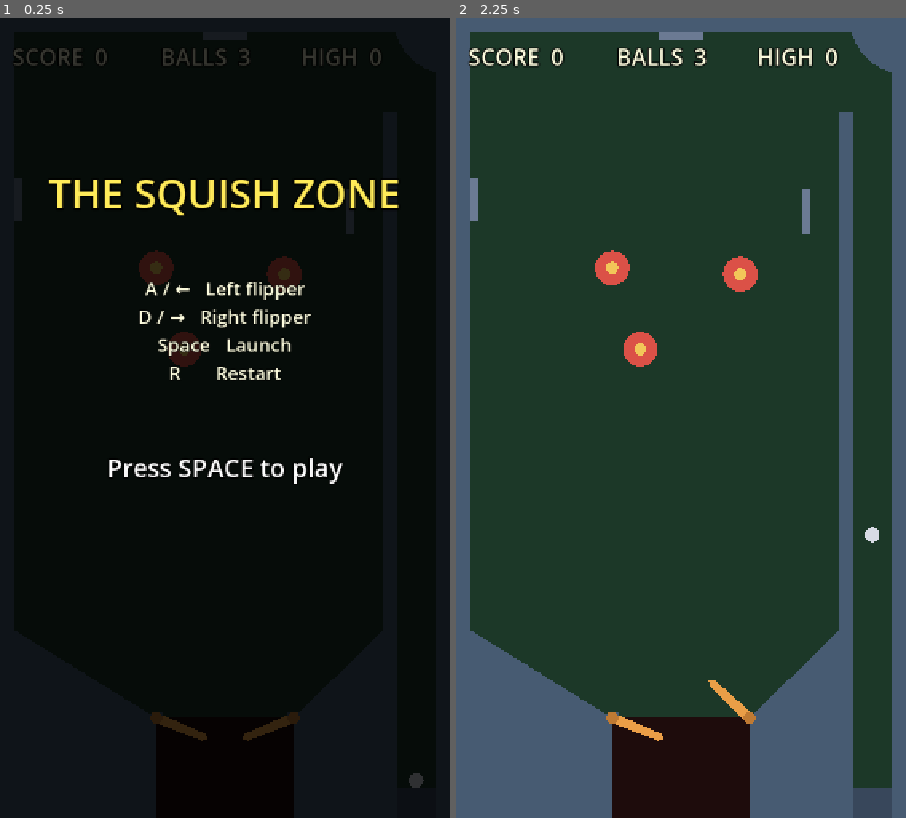
Above: before the commit, frames 1-2 (left to right).
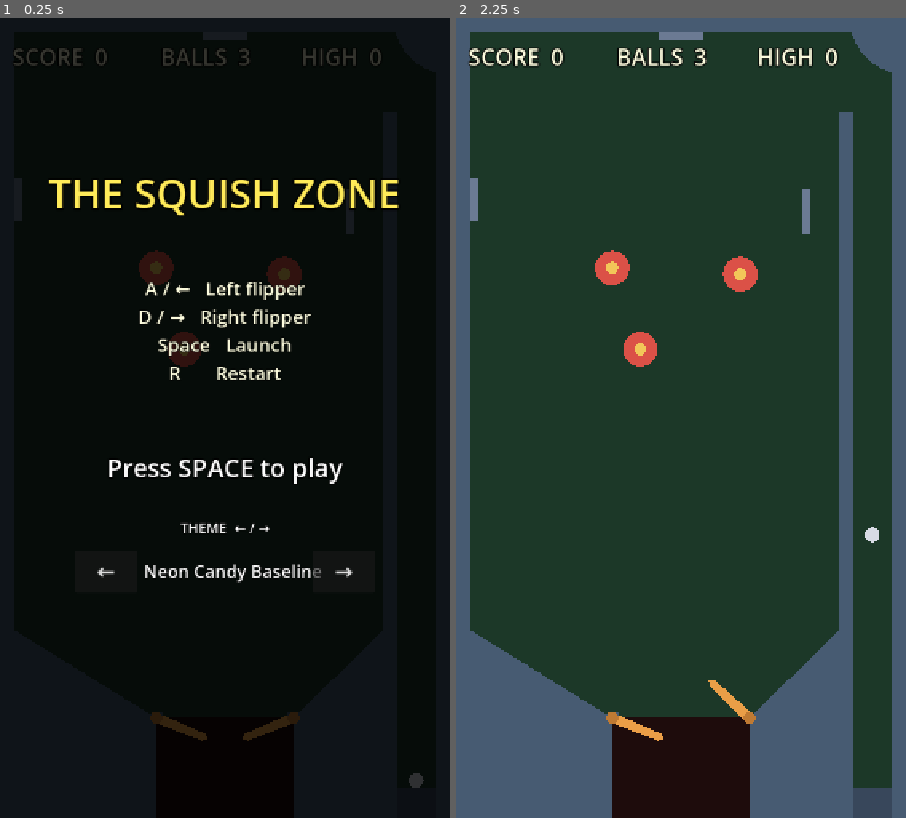
Above: after the commit, the same moments.

Repository: StephenForte/The-Squishy-Pinball-Machine
Game: Godot game, scene res://scenes/main.tscn
Two runs of this game, one before a commit and one after it. Both use one fixed random seed, a clock stepped at 60 frames per second and the inputs below.
Inputs (mouse positions are in pixels of both pictures, inside the frame that each line leads up to):
- Up to frame 1 (0.25 s): no input
- Up to frame 2 (2.25 s): click (564, 570) at 0.5 s, where only the run after the commit has a clickable "←"; click (798, 570) at 1.25 s, where only the run after the commit has a clickable "→"; tap Space (launch_ball) at 2 s; hold D (flipper_right) from 2.03 s (still down); hold Space (launch_ball) from 2.03 s (still down)

The runs differ from the first frame. In frame 1, 0.5% of the frame differs, in the area x 21-79%, y 63-71%; in frame 2, nothing differs.
Error after the commit: Parse Error: Identifier "SquishyCatalog" not declared in the current scope. (res://autoload/theme.gd:169)

Commit message:
T8: Theme autoload, title picker, and semantic recolour.
Palette colours apply by role and re-apply on palette_changed so a live switch updates HUD, title, game-over, walls, and flippers.

Co-authored-by: Cursor <cursoragent@cursor.com>

Diff:
--- /dev/null
+++ b/autoload/theme.gd
@@ -0,0 +1,184 @@
+extends Node
+
+## Autoload Theme. Loads D-020 palettes and exposes colours by semantic role.
+## palette_changed fires so every themed node can re-apply at runtime.
+
+signal palette_changed(id: String)
+
+const PALETTES_PATH := "res://assets/design/themes/squishies_theme_palettes.json"
+const SETTINGS_PATH := "user://settings.save"
+
+var palette_id: String = ""
+var default_palette_id: String = ""
+var colors: Dictionary = {}
+
+var _palettes: Array = []
+var _by_id: Dictionary = {}
+
+
+func _ready() -> void:
+	_load_catalog()
+	_load_settings()
+	if not get_tree().node_added.is_connected(_on_node_added):
+		get_tree().node_added.connect(_on_node_added)
+	call_deferred("_apply_table_in_tree")
+
+
+func color(role: String) -> Color:
+	if colors.has(role) and colors[role] is Color:
+		return colors[role]
+	return Color.WHITE
+
+
+func palette_ids() -> PackedStringArray:
+	var ids := PackedStringArray()
+	for entry in _palettes:
+		ids.append(String(entry.get("id", "")))
+	return ids
+
+
+func palette_name(id: String) -> String:
+	if _by_id.has(id):
+		return String(_by_id[id].get("name", id))
+	return id
+
+
+func palette_count() -> int:
+	return _palettes.size()
+
+
+func set_palette(id: String) -> void:
+	if not _by_id.has(id):
+		push_warning("Theme: unknown palette %s" % id)
+		return
+	palette_id = id
+	_rebuild_colors()
+	_save_settings()
+	_apply_table_in_tree()
+	_apply_slots_in_tree()
+	palette_changed.emit(id)
+
+
+func cycle(delta: int) -> void:
+	var ids := palette_ids()
+	if ids.is_empty():
+		return
+	var idx := 0
+	for i in ids.size():
+		if ids[i] == palette_id:
+			idx = i
+			break
+	var next := (idx + delta) % ids.size()
+	if next < 0:
+		next += ids.size()
+	set_palette(ids[next])
+
+
+func _load_catalog() -> void:
+	var parsed: Variant = JSON.parse_string(FileAccess.get_file_as_string(PALETTES_PATH))
+	if typeof(parsed) != TYPE_DICTIONARY:
+		push_error("Theme: palettes catalog is not a dictionary")
+		return
+	var data: Dictionary = parsed
+	default_palette_id = String(data.get("default_palette_id", ""))
+	_palettes = data.get("palettes", [])
+	_by_id.clear()
+	for entry_var in _palettes:
+		var entry: Dictionary = entry_var
+		_by_id[String(entry.get("id", ""))] = entry
+	if palette_id.is_empty():
+		palette_id = default_palette_id
+	_rebuild_colors()
+
+
+func _rebuild_colors() -> void:
+	colors.clear()
+	var entry: Dictionary = _by_id.get(palette_id, {})
+	var raw: Dictionary = entry.get("colors", {})
+	for role in raw.keys():
+		colors[String(role)] = Color(String(raw[role]))
+
+
+func _load_settings() -> void:
+	if not FileAccess.file_exists(SETTINGS_PATH):
+		if default_palette_id != "":
+			palette_id = default_palette_id
+			_rebuild_colors()
+		return
+	var text := FileAccess.get_file_as_string(SETTINGS_PATH)
+	var parsed: Variant = JSON.parse_string(text)
+	if typeof(parsed) != TYPE_DICTIONARY:
+		return
+	var saved := String(parsed.get("palette_id", ""))
+	if _by_id.has(saved):
+		palette_id = saved
+		_rebuild_colors()
+
+
+func _save_settings() -> void:
+	var file := FileAccess.open(SETTINGS_PATH, FileAccess.WRITE)
+	if file == null:
+		return
+	file.store_string(JSON.stringify({"palette_id": palette_id}))
+
+
+func _on_node_added(node: Node) -> void:
+	if node.name == "Table":
+		call_deferred("_apply_table", node)
+		call_deferred("_apply_slots", node)
+
+
+func _apply_table_in_tree() -> void:
+	var tree := get_tree()
+	if tree == null:
+		return
+	var table := tree.root.find_child("Table", true, false)
+	if table != null:
+		_apply_table(table)
+
+
+func _apply_slots_in_tree() -> void:
+	var tree := get_tree()
+	if tree == null:
+		return
+	var table := tree.root.find_child("Table", true, false)
+	if table != null:
+		_apply_slots(table)
+
+
+func _apply_table(table: Node) -> void:
+	var bg := table.get_node_or_null("Background")
+	if bg is Polygon2D:
+		(bg as Polygon2D).color = color("playfield_base")
+	var walls := table.get_node_or_null("WallVisuals")
+	if walls != null:
+		for child in walls.get_children():
+			if not (child is Polygon2D):
+				continue
+			var poly := child as Polygon2D
+			if child.name == "LaneSeparator" or child.name == "LaneFloor":
+				poly.color = color("rail_secondary")
+			else:
+				poly.color = color("rail_primary")
+	var drain_visual := table.get_node_or_null("Drain/Visual")
+	if drain_visual is Polygon2D:
+		(drain_visual as Polygon2D).color = color("shadow")
+
+
+func _apply_slots(table: Node) -> void:
+	var slots: Dictionary = SquishyCatalog.first_table_slots()
+	for key in slots.keys():
+		if key == "decor":
+			continue
+		var host := table.find_child(String(key), true, false)
+		if host == null:
+			continue
+		var squishy := host.get_node_or_null("Squishy")
+		if squishy != null and squishy.has_method("setup"):
+			squishy.setup(String(slots[key]))
+	var decor_ids: Array = slots.get("decor", [])
+	var decor_nodes := [table.get_node_or_null("Decor0"), table.get_node_or_null("Decor1")]
+	for i in mini(decor_ids.size(), decor_nodes.size()):
+		var decor: Node = decor_nodes[i]
+		if decor != null and decor.has_method("setup"):
+			decor.setup(String(decor_ids[i]))
--- a/project.godot
+++ b/project.godot
@@ -57,3 +57,4 @@
 
 Game="*res://autoload/game.gd"
 Sfx="*res://autoload/sfx.gd"
+Theme="*res://autoload/theme.gd"
--- /dev/null
+++ b/scenes/ui/theme_picker.tscn
@@ -0,0 +1,62 @@
+[gd_scene load_steps=2 format=3]
+
+[ext_resource type="Script" path="res://scripts/ui/theme_picker.gd" id="1_picker"]
+
+[node name="ThemePicker" type="Control"]
+layout_mode = 3
+anchors_preset = 0
+offset_left = 80.0
+offset_top = 800.0
+offset_right = 640.0
+offset_bottom = 980.0
+mouse_filter = 0
+script = ExtResource("1_picker")
+
+[node name="Caption" type="Label" parent="."]
+layout_mode = 0
+offset_left = 0.0
+offset_top = 0.0
+offset_right = 560.0
+offset_bottom = 36.0
+mouse_filter = 2
+theme_override_colors/font_color = Color(1, 1, 1, 1)
+theme_override_colors/font_outline_color = Color(0, 0, 0, 1)
+theme_override_constants/outline_size = 6
+theme_override_font_sizes/font_size = 22
+text = "THEME  ← / →"
+horizontal_alignment = 1
+
+[node name="PrevButton" type="Button" parent="."]
+layout_mode = 0
+offset_left = 40.0
+offset_top = 52.0
+offset_right = 140.0
+offset_bottom = 120.0
+focus_mode = 0
+theme_override_font_sizes/font_size = 36
+text = "←"
+
+[node name="NameLabel" type="Label" parent="."]
+layout_mode = 0
+offset_left = 150.0
+offset_top = 52.0
+offset_right = 410.0
+offset_bottom = 120.0
+mouse_filter = 2
+theme_override_colors/font_color = Color(1, 1, 1, 1)
+theme_override_colors/font_outline_color = Color(0, 0, 0, 1)
+theme_override_constants/outline_size = 6
+theme_override_font_sizes/font_size = 28
+text = "Neon Candy Baseline"
+horizontal_alignment = 1
+vertical_alignment = 1
+
+[node name="NextButton" type="Button" parent="."]
+layout_mode = 0
+offset_left = 420.0
+offset_top = 52.0
+offset_right = 520.0
+offset_bottom = 120.0
+focus_mode = 0
+theme_override_font_sizes/font_size = 36
+text = "→"
--- a/scenes/ui/title.tscn
+++ b/scenes/ui/title.tscn
@@ -1,6 +1,7 @@
-[gd_scene load_steps=2 format=3 uid="uid://d4m8title7scene"]
+[gd_scene load_steps=3 format=3 uid="uid://d4m8title7scene"]
 
 [ext_resource type="Script" path="res://scripts/ui/title.gd" id="1_title"]
+[ext_resource type="PackedScene" path="res://scenes/ui/theme_picker.tscn" id="2_picker"]
 
 [node name="Title" type="CanvasLayer"]
 layer = 15
@@ -59,3 +60,5 @@
 text = "Press SPACE to play"
 horizontal_alignment = 1
 vertical_alignment = 1
+
+[node name="ThemePicker" parent="." instance=ExtResource("2_picker")]
--- a/scripts/flipper.gd
+++ b/scripts/flipper.gd
@@ -27,6 +27,23 @@
 	up_rad = rest_rad + float(facing) * deg_to_rad(-SWING_DEG)
 	angle = rest_rad
 	rotation = angle
+	var theme_node := get_node_or_null("/root/Theme")
+	if theme_node != null:
+		if theme_node.has_signal("palette_changed"):
+			theme_node.palette_changed.connect(_apply_theme)
+		_apply_theme(String(theme_node.get("palette_id")))
+
+
+func _apply_theme(_id: String = "") -> void:
+	var theme_node := get_node_or_null("/root/Theme")
+	if theme_node == null or not theme_node.has_method("color"):
+		return
+	var visual := get_node_or_null("Visual") as Polygon2D
+	var hub := get_node_or_null("Hub") as Polygon2D
+	if visual != null:
+		visual.color = theme_node.color("object_orange")
+	if hub != null:
+		hub.color = theme_node.color("object_yellow")
 
 
 func _physics_process(delta: float) -> void:
--- a/scripts/ui/game_over.gd
+++ b/scripts/ui/game_over.gd
@@ -16,6 +16,26 @@
 	_restart_button.pressed.connect(_on_restart_pressed)
 	_game.game_over.connect(_on_game_over)
 	_game.game_restarted.connect(_on_game_restarted)
+	var theme_node := get_node("/root/Theme")
+	theme_node.palette_changed.connect(_apply_theme)
+	_apply_theme(theme_node.palette_id)
+
+
+func _apply_theme(_id: String = "") -> void:
+	var theme_node := get_node("/root/Theme")
+	var primary: Color = theme_node.color("text_primary")
+	var shade := get_node_or_null("Shade") as ColorRect
+	if shade != null:
+		var bg: Color = theme_node.color("background")
+		bg.a = 0.72
+		shade.color = bg
+	$TitleLabel.add_theme_color_override("font_color", primary)
+	_final_score_label.add_theme_color_override("font_color", primary)
+	_high_score_label.add_theme_color_override("font_color", primary)
+	_new_high_score_label.add_theme_color_override("font_color", theme_node.color("glow_gold"))
+	$HintLabel.add_theme_color_override("font_color", primary)
+	_restart_button.add_theme_color_override("font_color", theme_node.color("text_on_color"))
+	_restart_button.add_theme_color_override("font_hover_color", theme_node.color("object_white"))
 
 
 func _on_game_over(final_score: int, is_high_score: bool) -> void:
--- a/scripts/ui/hud.gd
+++ b/scripts/ui/hud.gd
@@ -15,7 +15,19 @@
 	_game.game_over.connect(_on_game_over)
 	_game.game_restarted.connect(_on_game_restarted)
 	_game.streak_changed.connect(_on_streak_changed)
+	var theme_node := get_node("/root/Theme")
+	theme_node.palette_changed.connect(_apply_theme)
+	_apply_theme(theme_node.palette_id)
 	_sync_from_game()
+
+
+func _apply_theme(_id: String = "") -> void:
+	var theme_node := get_node("/root/Theme")
+	var primary: Color = theme_node.color("text_primary")
+	_score_label.add_theme_color_override("font_color", primary)
+	_balls_label.add_theme_color_override("font_color", primary)
+	_high_score_label.add_theme_color_override("font_color", primary)
+	_streak_label.add_theme_color_override("font_color", theme_node.color("glow_gold"))
 
 
 func _on_score_changed(new_score: int) -> void:
--- /dev/null
+++ b/scripts/ui/theme_picker.gd
@@ -0,0 +1,56 @@
+extends Control
+
+## Title-screen palette cycle. ←/→ or the buttons; live preview via Theme.
+
+@onready var _name_label: Label = $NameLabel
+@onready var _prev: Button = $PrevButton
+@onready var _next: Button = $NextButton
+
+
+func _ready() -> void:
+	var theme_node := get_node("/root/Theme")
+	theme_node.palette_changed.connect(_on_palette_changed)
+	_prev.pressed.connect(func() -> void: theme_node.cycle(-1))
+	_next.pressed.connect(func() -> void: theme_node.cycle(1))
+	_refresh()
+
+
+func _unhandled_input(event: InputEvent) -> void:
+	if not visible or not is_visible_in_tree():
+		return
+	if not (event is InputEventKey) or not event.pressed or event.echo:
+		return
+	var key := event as InputEventKey
+	if key.physical_keycode == KEY_LEFT:
+		get_node("/root/Theme").cycle(-1)
+	elif key.physical_keycode == KEY_RIGHT:
+		get_node("/root/Theme").cycle(1)
+
+
+func _on_palette_changed(_id: String) -> void:
+	_refresh()
+
+
+func _refresh() -> void:
+	var theme_node := get_node("/root/Theme")
+	_name_label.text = theme_node.palette_name(theme_node.palette_id)
+	_name_label.add_theme_color_override("font_color", theme_node.color("text_primary"))
+	var caption := get_node_or_null("Caption") as Label
+	if caption != null:
+		caption.add_theme_color_override("font_color", theme_node.color("glow_gold"))
+	_style_button(_prev, theme_node)
+	_style_button(_next, theme_node)
+	modulate = Color.WHITE
+
+
+func _style_button(button: Button, theme_node: Node) -> void:
+	var style := StyleBoxFlat.new()
+	style.bg_color = theme_node.color("object_pink")
+	style.corner_radius_top_left = 8
+	style.corner_radius_top_right = 8
+	style.corner_radius_bottom_left = 8
+	style.corner_radius_bottom_right = 8
+	button.add_theme_stylebox_override("normal", style)
+	button.add_theme_stylebox_override("hover", style)
+	button.add_theme_stylebox_override("pressed", style)
+	button.add_theme_color_override("font_color", theme_node.color("text_on_color"))
--- a/scripts/ui/title.gd
+++ b/scripts/ui/title.gd
@@ -5,6 +5,22 @@
 
 func _ready() -> void:
 	visible = true
+	var theme_node := get_node("/root/Theme")
+	theme_node.palette_changed.connect(_apply_theme)
+	_apply_theme(theme_node.palette_id)
+
+
+func _apply_theme(_id: String = "") -> void:
+	var theme_node := get_node("/root/Theme")
+	var primary: Color = theme_node.color("text_primary")
+	var shade := get_node_or_null("Shade") as ColorRect
+	if shade != null:
+		var bg: Color = theme_node.color("background")
+		bg.a = 0.78
+		shade.color = bg
+	$TableNameLabel.add_theme_color_override("font_color", theme_node.color("glow_gold"))
+	$ControlsLabel.add_theme_color_override("font_color", primary)
+	$PlayHintLabel.add_theme_color_override("font_color", primary)
 
 
 func _unhandled_input(event: InputEvent) -> void:
Not shown, added: autoload/theme.gd.uid
Not shown, added: scripts/ui/theme_picker.gd.uid
